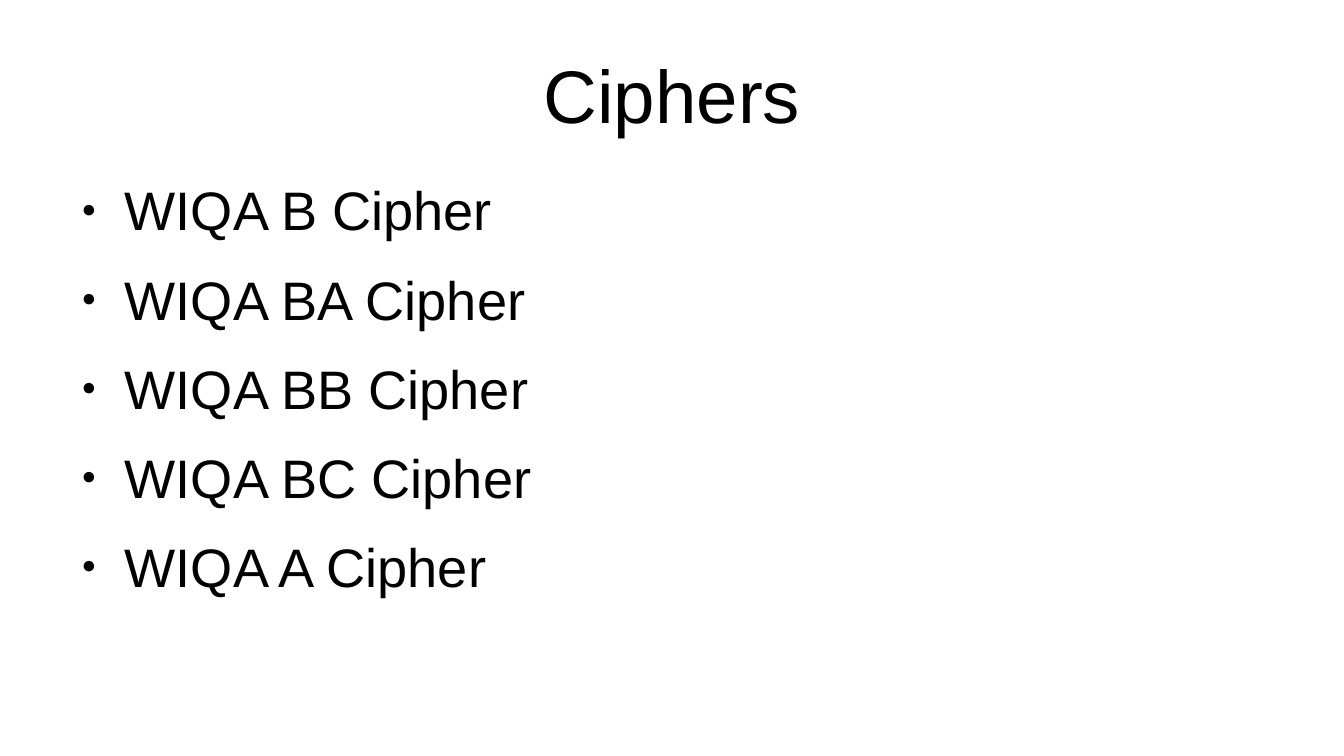
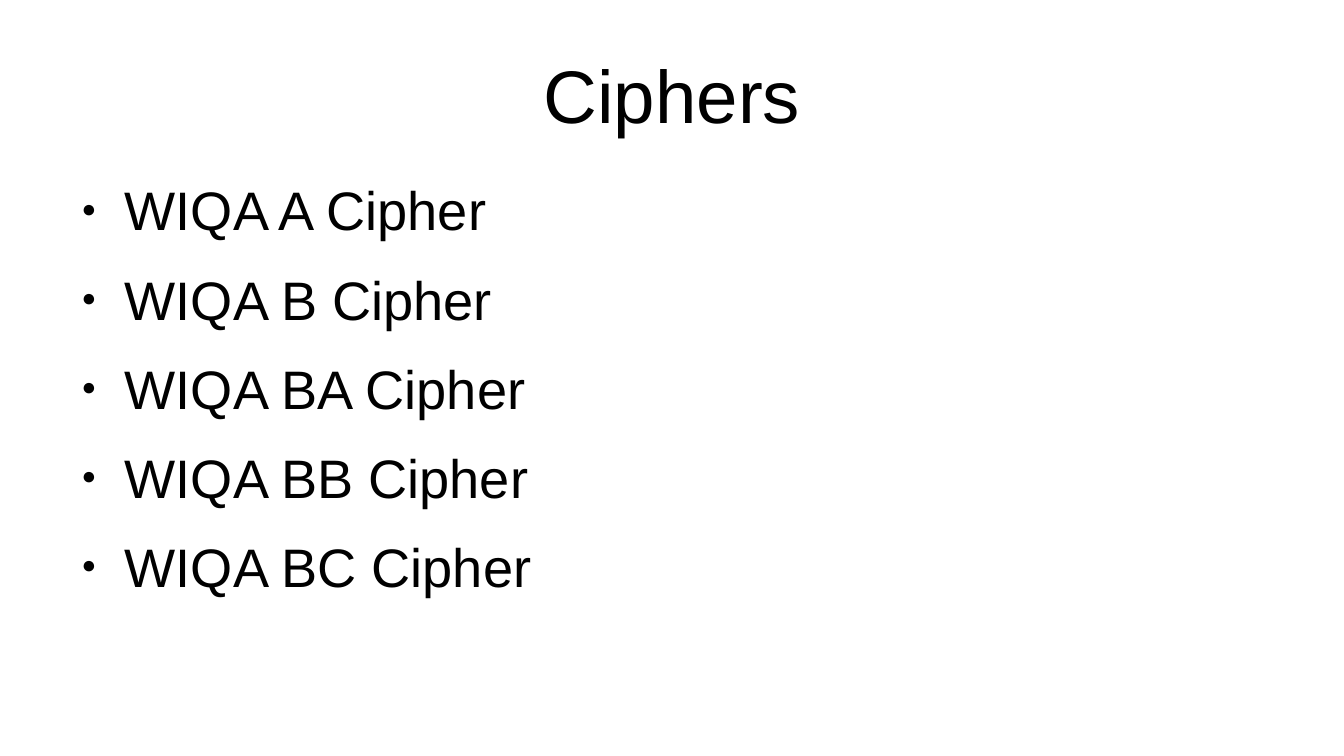
Before and after one commit to pvial00/WIQA, a slide deck: slide 3 of docs/KryptoMagick WIQA.pptx (slide 7 before the commit). Drawn at 1344x756 pixels with LibreOffice and Linux fonts; fonts in the diff are those of the drawing. Boxes give left, top, right and bottom in pixels: in the first picture for what was removed or moved away, otherwise in the second. Text is boxed around its words. In the diff, an @@ line names an element or a change of style, - is before the commit and + after.

```diff
--- a/docs/KryptoMagick WIQA.pptx
+++ b/docs/KryptoMagick WIQA.pptx
@@ text at (x1=125, y1=190, x2=487, y2=240): paragraph added @@
+● WIQA A Cipher
@@ text at (x1=125, y1=547, x2=487, y2=596): paragraph removed @@
-● WIQA A Cipher
```
Also in this commit, not shown: 1 other slide changed, 1 slide removed, 1 other file.
